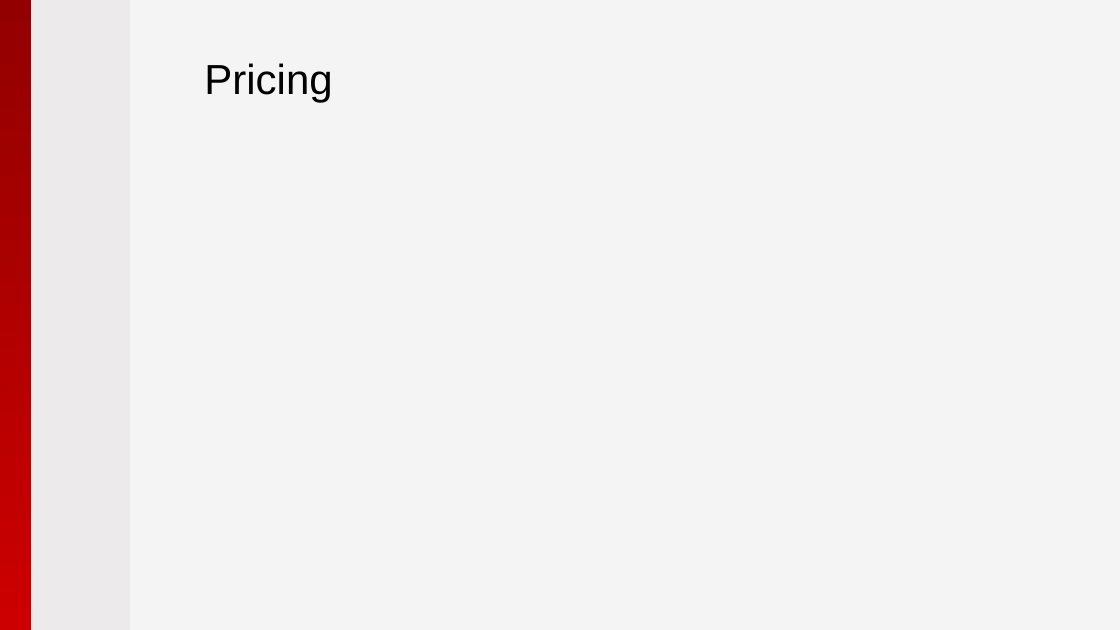
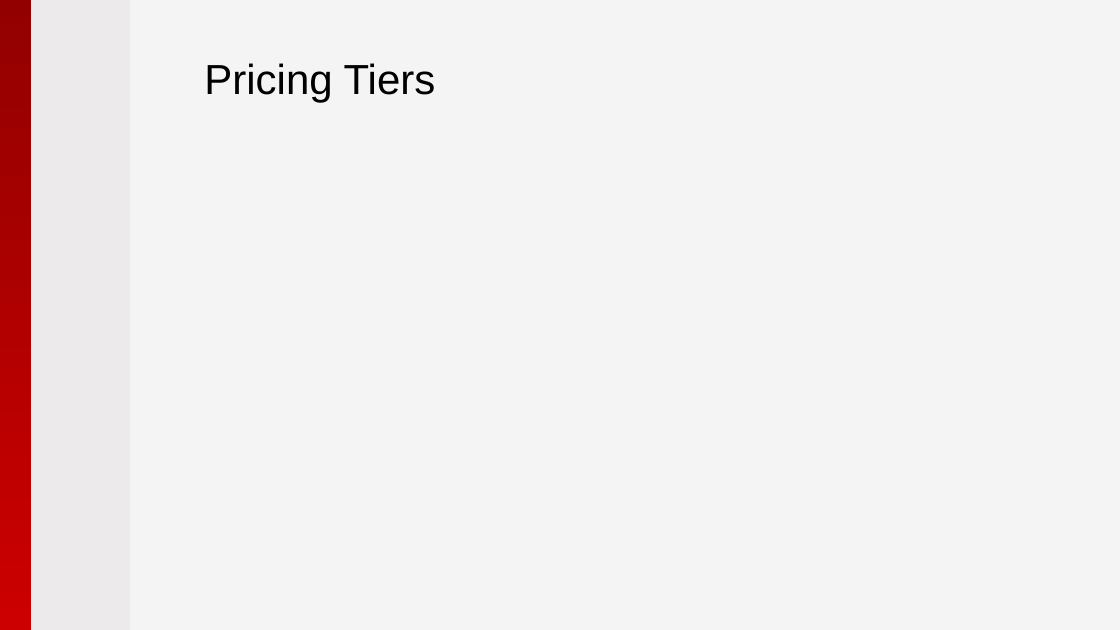
Before and after one commit to pryabov/Hackathon-2015, a slide deck: slide 19 of Presentation/2015 - Microsoft Azure.pptx (slide 9 before the commit). Drawn at 1120x630 pixels with LibreOffice and Linux fonts; fonts in the diff are those of the drawing; background and template pictures are left out. Boxes give left, top, right and bottom in pixels: in the first picture for what was removed or moved away, otherwise in the second. Text is boxed around its words. In the diff, an @@ line names an element or a change of style, - is before the commit and + after.

```diff
--- a/Presentation/2015 - Microsoft Azure.pptx
+++ b/Presentation/2015 - Microsoft Azure.pptx
@@ title at (204, 63, 436, 103): text changed @@
-Pricing
+Pricing Tiers
```
Also in this commit, not shown: 3 other slides changed, 8 slides added, 1 slide removed.
